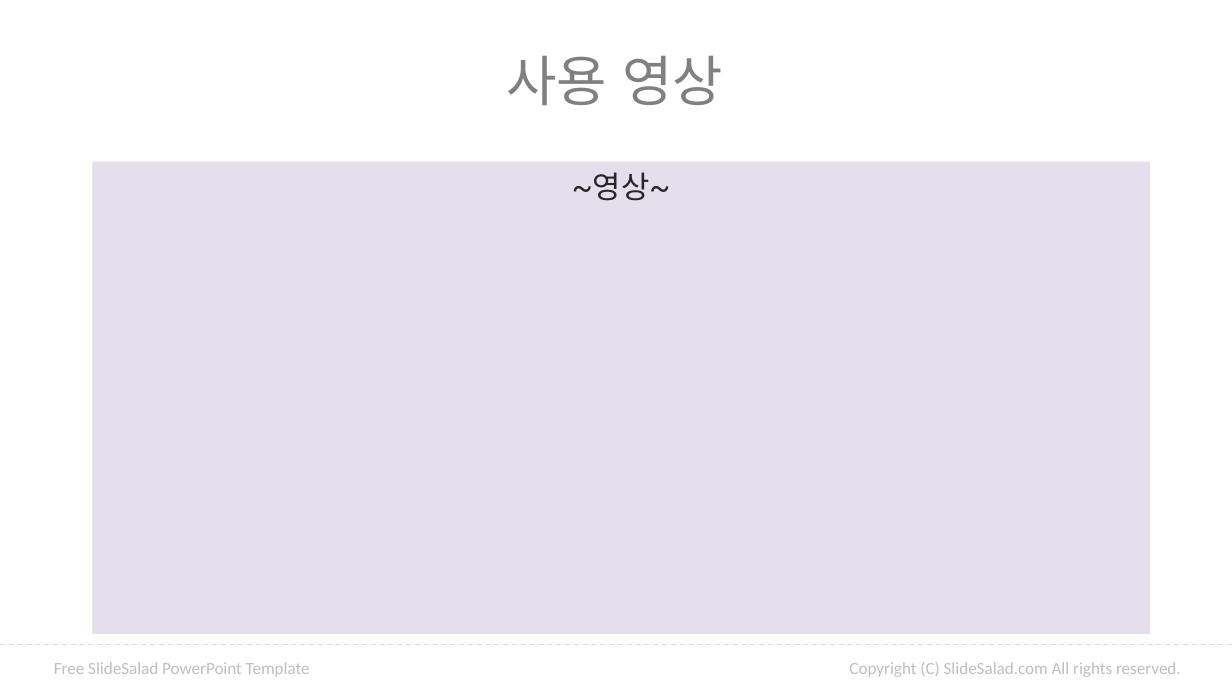
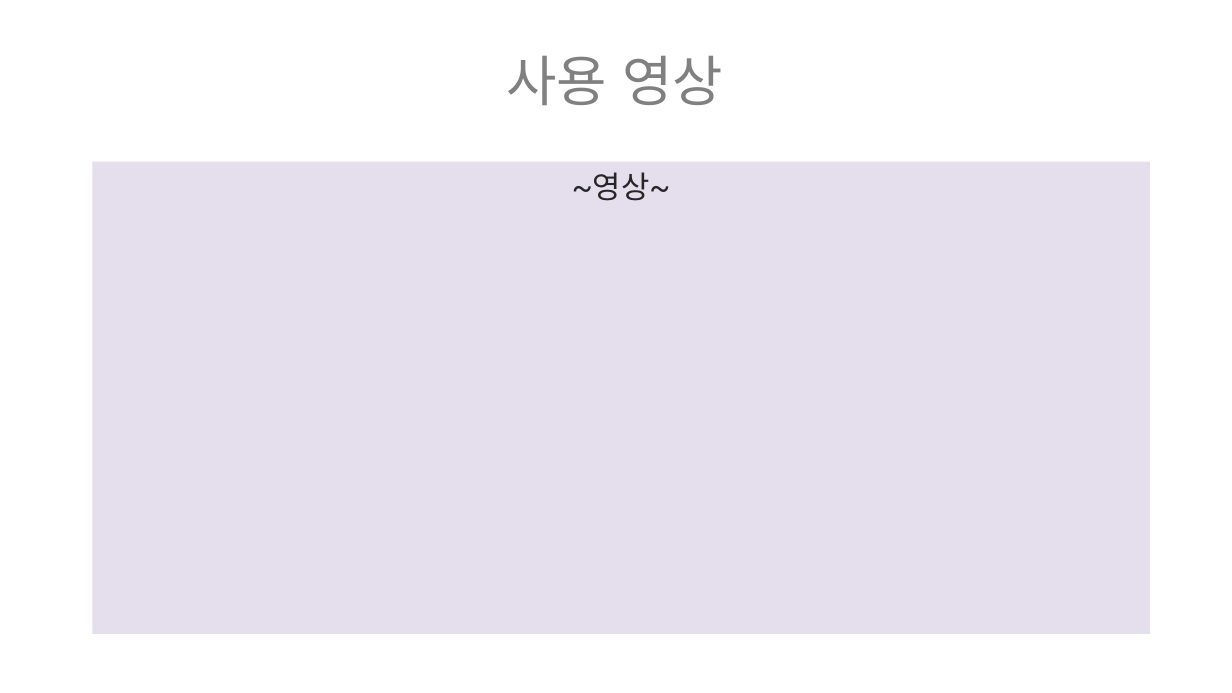
Before and after one commit to ptyoiy/ARwork, a slide deck: slide 19 of 호남-발표자료 - 복사본.pptx (slide 16 before the commit). Drawn at 1232x693 pixels with LibreOffice and Linux fonts; fonts in the diff are those of the drawing; background and template pictures are left out. Boxes give left, top, right and bottom in pixels: in the first picture for what was removed or moved away, otherwise in the second. Text is boxed around its words. In the diff, an @@ line names an element or a change of style, - is before the commit and + after.

```diff
--- a/호남-발표자료 - 복사본.pptx
+++ b/호남-발표자료 - 복사본.pptx
@@ line removed from (0, 644) to (1232, 644) @@
@@ text removed at box(54, 662, 310, 677) @@
-Free SlideSalad PowerPoint Template
@@ text removed at box(849, 662, 1181, 677) @@
-Copyright (C) SlideSalad.com All rights reserved.
```
Also in this commit, not shown: 4 other slides changed, 5 slides added, 2 slides removed, 7 other files.
